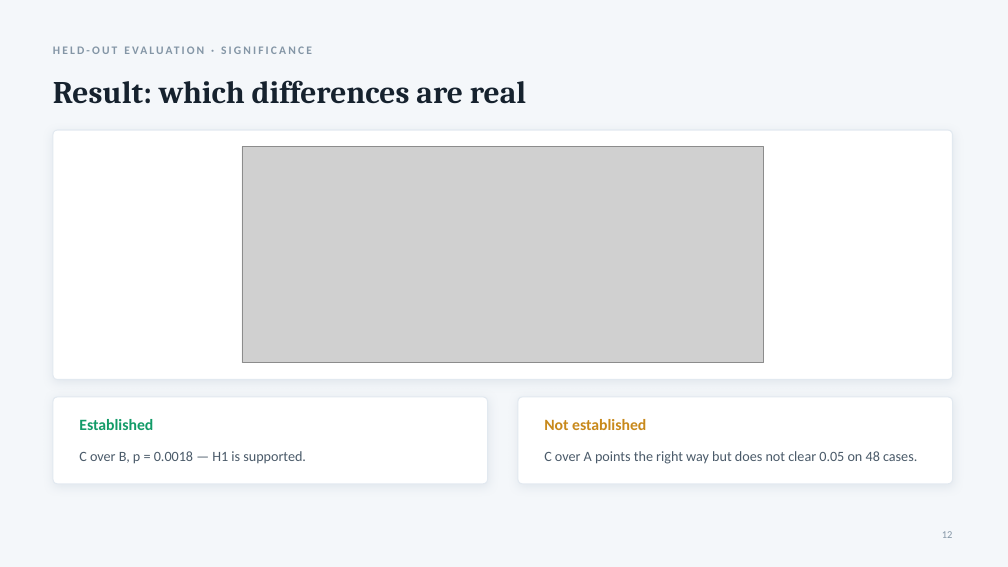
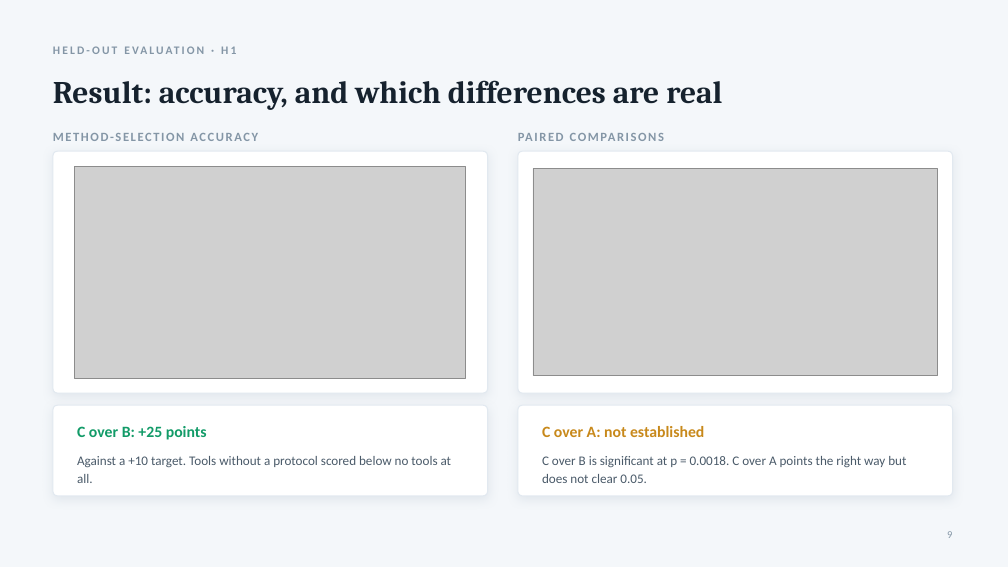
Before and after one commit to Vishal4507/AI_statistician, a slide deck: slide 9 of docs/AI_Statistician_Presentation.pptx (slide 12 before the commit). Drawn at 1008x567 pixels with LibreOffice and Linux fonts; fonts in the diff are those of the drawing; grey boxes stand for pictures. Boxes give left, top, right and bottom in pixels: in the first picture for what was removed or moved away, otherwise in the second. Text is boxed around its words. In the diff, an @@ line names an element or a change of style, - is before the commit and + after.

```diff
--- a/docs/AI_Statistician_Presentation.pptx
+++ b/docs/AI_Statistician_Presentation.pptx
@@ text at [53, 39, 734, 60]: text changed @@
-HELD-OUT EVALUATION · SIGNIFICANCE
+HELD-OUT EVALUATION · H1
@@ text at [53, 80, 722, 110]: text changed @@
-Result: which differences are real
+Result: accuracy, and which differences are real
@@ text added at [53, 133, 258, 141], 12 pt, text #8496A6, bold @@
+METHOD-SELECTION ACCURACY
@@ picture removed at [242, 147, 764, 363] @@
@@ text added at [518, 126, 953, 148], 12 pt, text #8496A6, bold @@
+PAIRED COMPARISONS
@@ proportions changed in 3 elements at [53, 405, 488, 496], [518, 405, 953, 496], [53, 151, 488, 393] @@
@@ rounded rectangle: place and size @@
-rounded rectangle at [53, 130, 953, 380]
+rounded rectangle at [53, 151, 488, 393]
@@ picture added at [75, 166, 466, 378] @@
@@ rounded rectangle added at [518, 151, 953, 393], fill #FFFFFF, outline #E2E9F0 1 pt @@
@@ picture added at [533, 169, 938, 376] @@
@@ rounded rectangle: place and size @@
-rounded rectangle at [53, 397, 488, 484]
+rounded rectangle at [53, 405, 488, 496]
@@ text removed at [79, 419, 153, 430] @@
-Established
@@ rounded rectangle: place and size @@
-rounded rectangle at [518, 397, 953, 484]
+rounded rectangle at [518, 405, 953, 496]
@@ text at [77, 426, 207, 440]: text changed; size 13.5 to 15 pt; text colour #4A5A69 to #129B68; bold on @@
-C over B, p = 0.0018 — H1 is supported.
+C over B: +25 points
@@ text at [542, 426, 704, 437]: text changed @@
-Not established
+C over A: not established
@@ text added at [77, 456, 452, 483], 12.5 pt, text #4A5A69 @@
+Against a +10 target. Tools without a protocol scored below no tools at all.
@@ text at [542, 456, 906, 483]: text changed; size 13.5 to 12.5 pt @@
-C over A points the right way but does not clear 0.05 on 48 cases.
+C over B is significant at p = 0.0018. C over A points the right way but does not clear 0.05.
@@ text at [947, 531, 952, 538]: text changed @@
-12
+9
```
Also in this commit, not shown: 5 other slides changed, 5 slides added, 11 slides removed, 14 other files.
